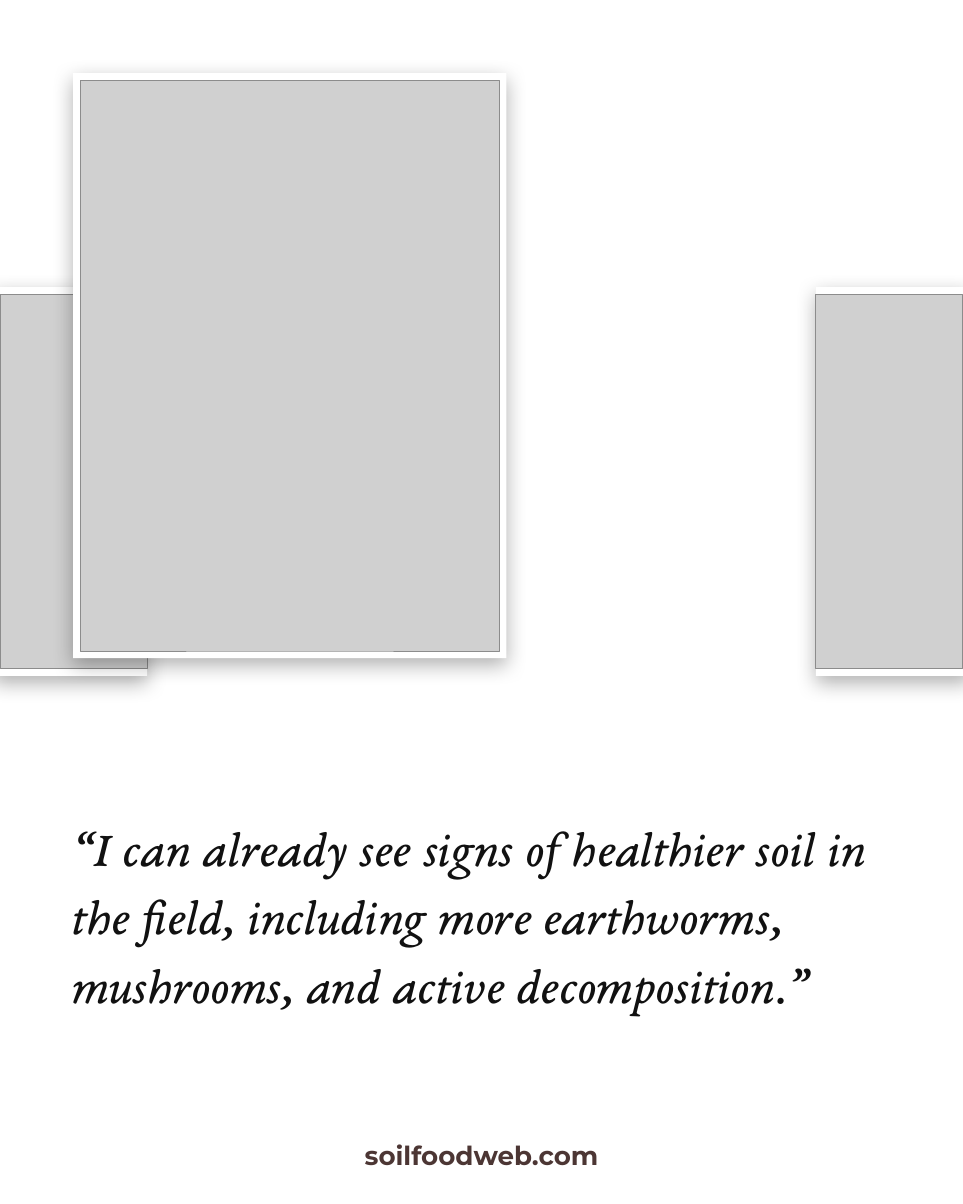
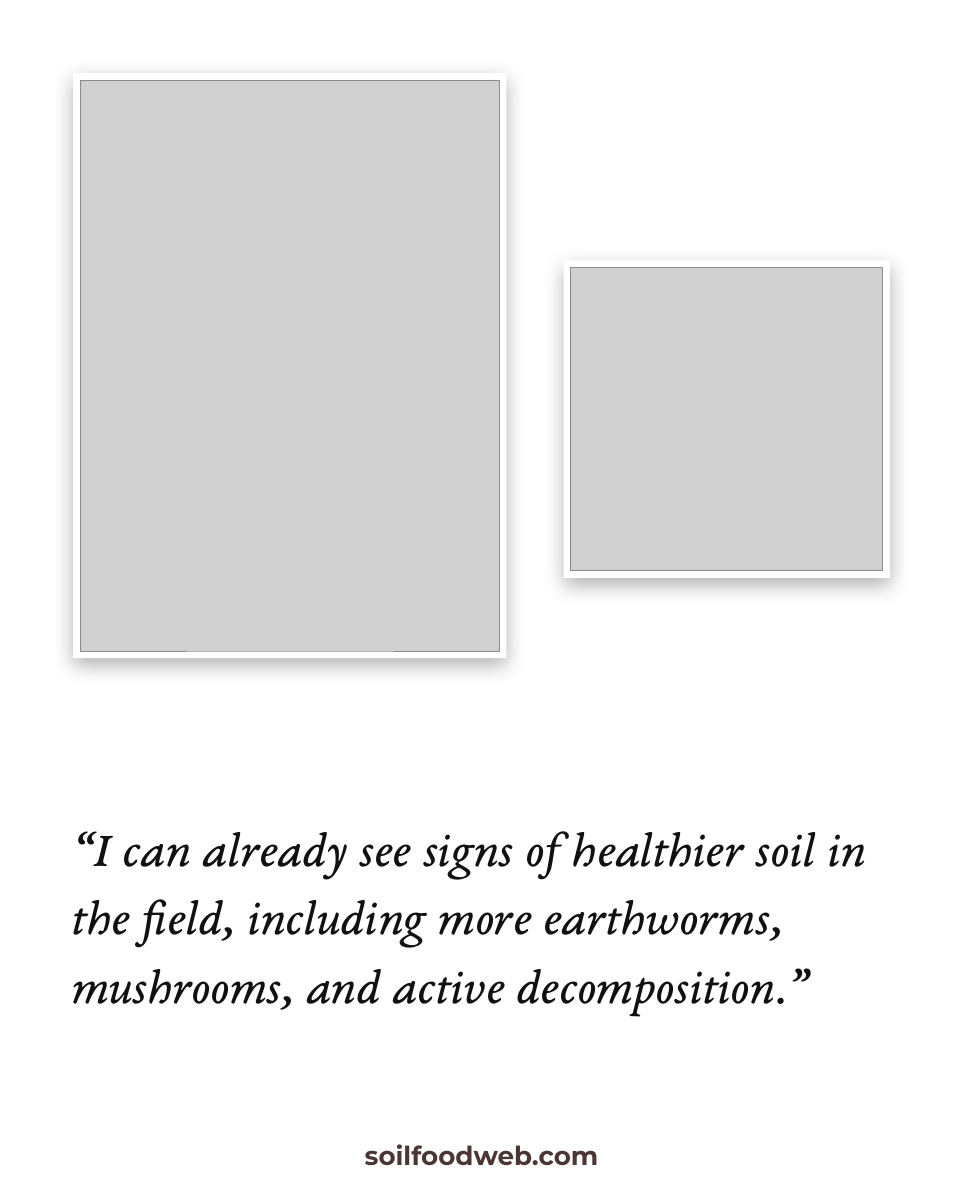
Before and after one commit to linneamoritznyc/SFW-SocialMedia, a slide deck: slide 9 of templates/posts/october/01-10-2026-thu-ig-soil-regenerators-boubacar-strip.pptx. Drawn at 963x1204 pixels with LibreOffice and Linux fonts; fonts in the diff are those of the drawing; grey boxes stand for pictures; background and template pictures are left out. Boxes give left, top, right and bottom in pixels: in the first picture for what was removed or moved away, otherwise in the second. Text is boxed around its words. In the diff, an @@ line names an element or a change of style, - is before the commit and + after.

```diff
--- a/templates/posts/october/01-10-2026-thu-ig-soil-regenerators-boubacar-strip.pptx
+++ b/templates/posts/october/01-10-2026-thu-ig-soil-regenerators-boubacar-strip.pptx
@@ rectangle: place and size @@
-rectangle at [816,287,963,675]
+rectangle at [563,260,889,578]
@@ picture added at [571,267,883,570] @@
@@ rectangle removed at [0,287,147,675] @@
@@ picture removed at [0,294,147,669] @@
@@ picture removed at [816,294,963,669] @@
```
Also in this commit, not shown: 8 other slides changed, 12 other files.
